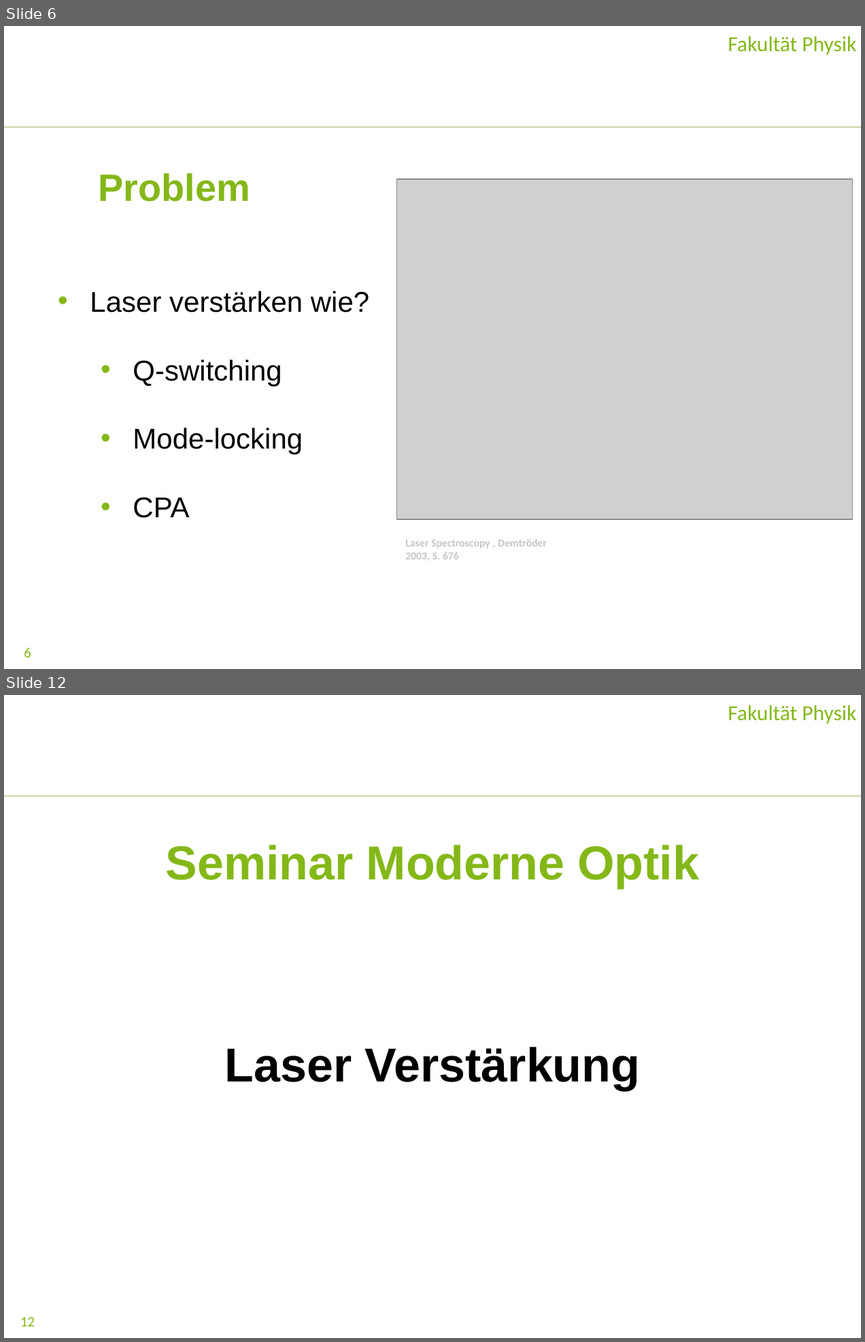
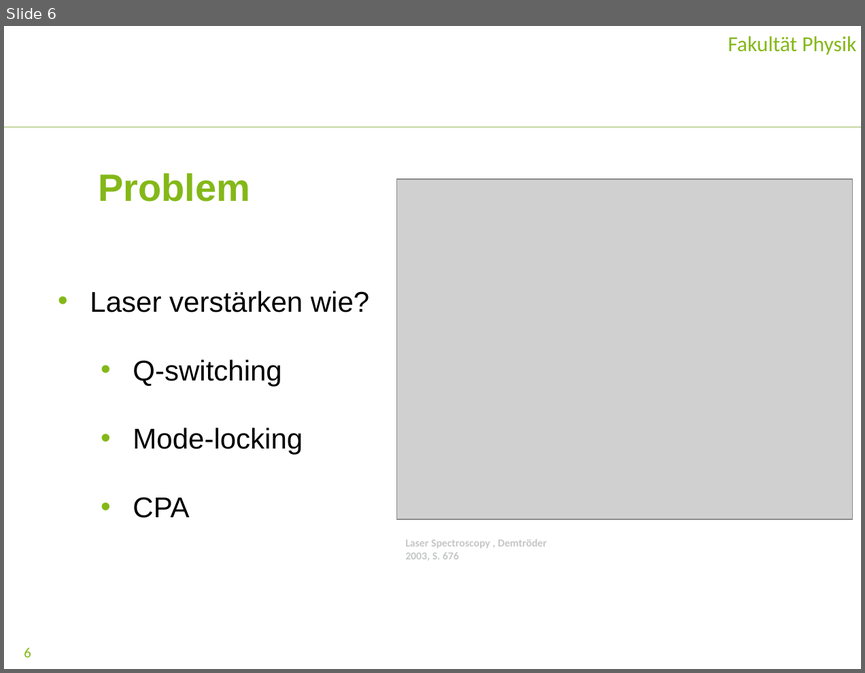
Before and after one commit to maaxxns/Bachelorarbeit, a slide deck: Praesentation_moderneoptik/Laserverstaerkung.pptx. Shown one above the other, each under a label of ours: slides 6 and 12 before the commit, slide 6 after it; the slides between them are not shown. The pictures are 865x1342 and 865x673 pixels, drawn with LibreOffice and Linux fonts; fonts in the diff are those of the drawing; grey boxes stand for pictures; background and template pictures are left out. Boxes give left, top, right and bottom in pixels: in the first picture for what was removed or moved away, otherwise in the second. Text is boxed around its words. In the diff, an @@ line names an element or a change of style, - is before the commit and + after.

```diff
--- a/Praesentation_moderneoptik/Laserverstaerkung.pptx
+++ b/Praesentation_moderneoptik/Laserverstaerkung.pptx
@@ slide 12 removed at (4,695,861,1338), background #FFFFFF; not listed: 2 template elements that a slide beside it also shows @@
@@ text removed at (728,705,856,724) @@
-  Fakultät Physik
@@ title removed at (166,845,700,888) @@
-Seminar Moderne Optik
@@ text removed at (225,1047,640,1090) @@
-Laser Verstärkung
@@ page number removed at (20,1317,35,1326) @@
-12
```
Also in this commit, not shown: 5 slides changed, 4 slides added, 3 other slides removed, 31 other files.
